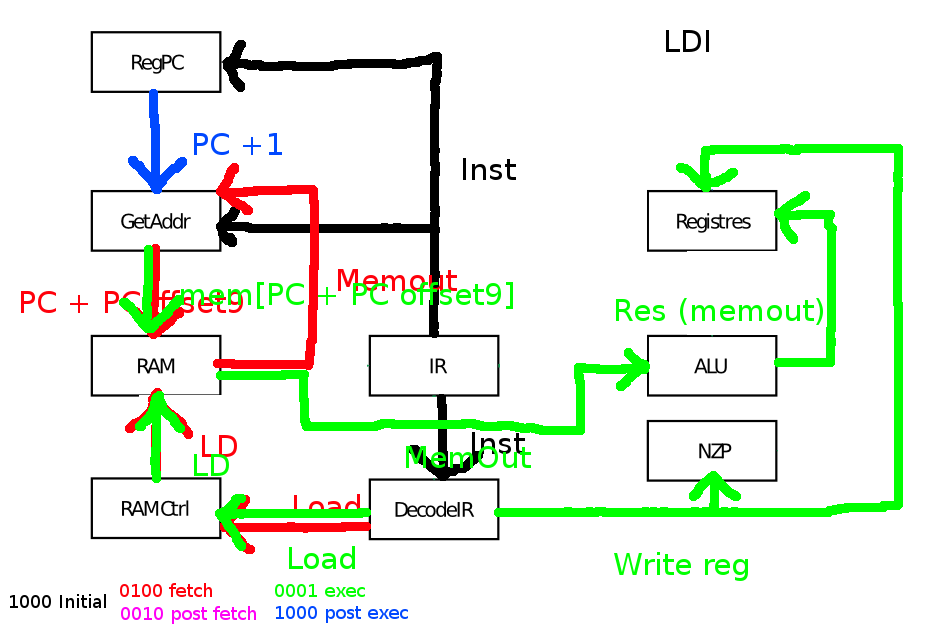
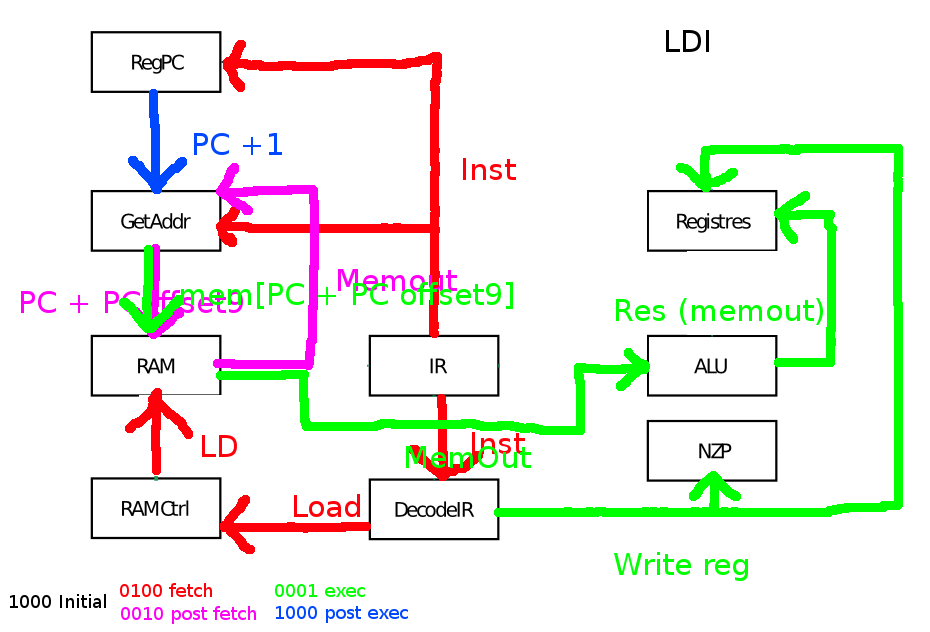
Two versions of the same layered image (930x632). Layer-by-layer changes:
removed layer "Load" from group "EXEC" over (x1=289, y1=546, x2=355, y2=569)
removed layer "LD" from group "EXEC" over (x1=194, y1=454, x2=229, y2=476)
painted on "exec" over (x1=135, y1=391, x2=371, y2=551)
moved "post fetch" into group "POST FETCH", painted on it over (x1=130, y1=163, x2=319, y2=370)
moved "Memout" into group "POST FETCH", painted on it over (x1=338, y1=269, x2=457, y2=291)
moved "PC + PCoffset9" into group "POST FETCH", painted on it over (x1=21, y1=290, x2=243, y2=313)
moved "Inst" into group "FETCH", painted on it over (x1=463, y1=158, x2=516, y2=180)
moved "Inst #1" into group "FETCH", painted on it over (x1=472, y1=432, x2=525, y2=454)
removed layer "Initial" from group "INITIAL" over (x1=216, y1=40, x2=483, y2=481)
painted on "Fetch" over (x1=130, y1=40, x2=483, y2=481)
